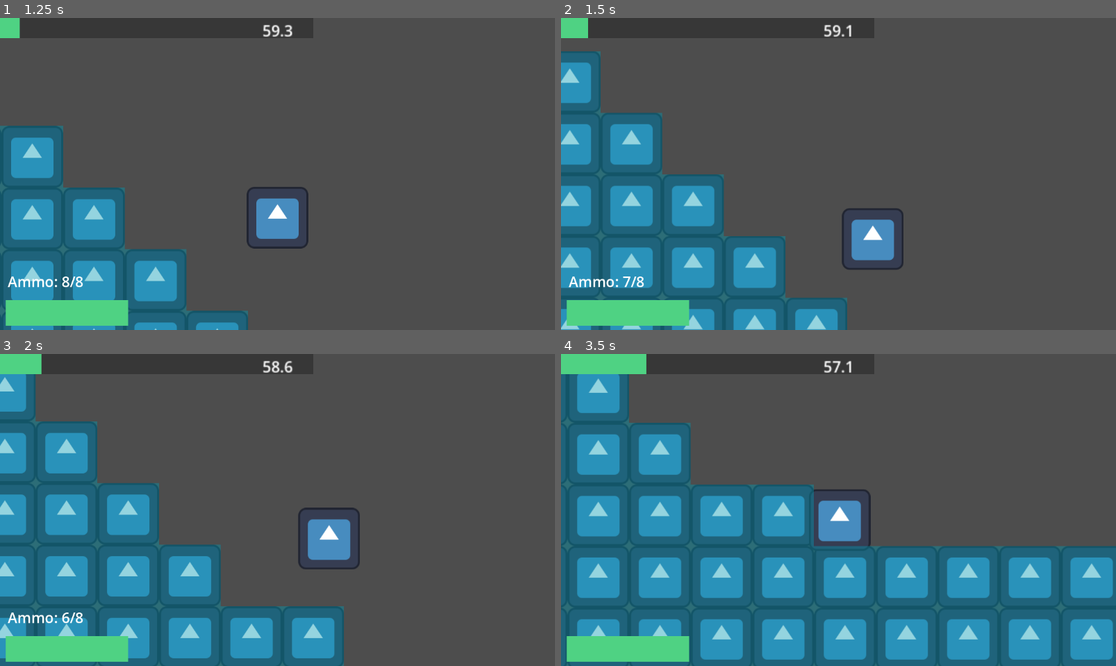
Above: before the commit, frames 1-4 (two rows, left to right).
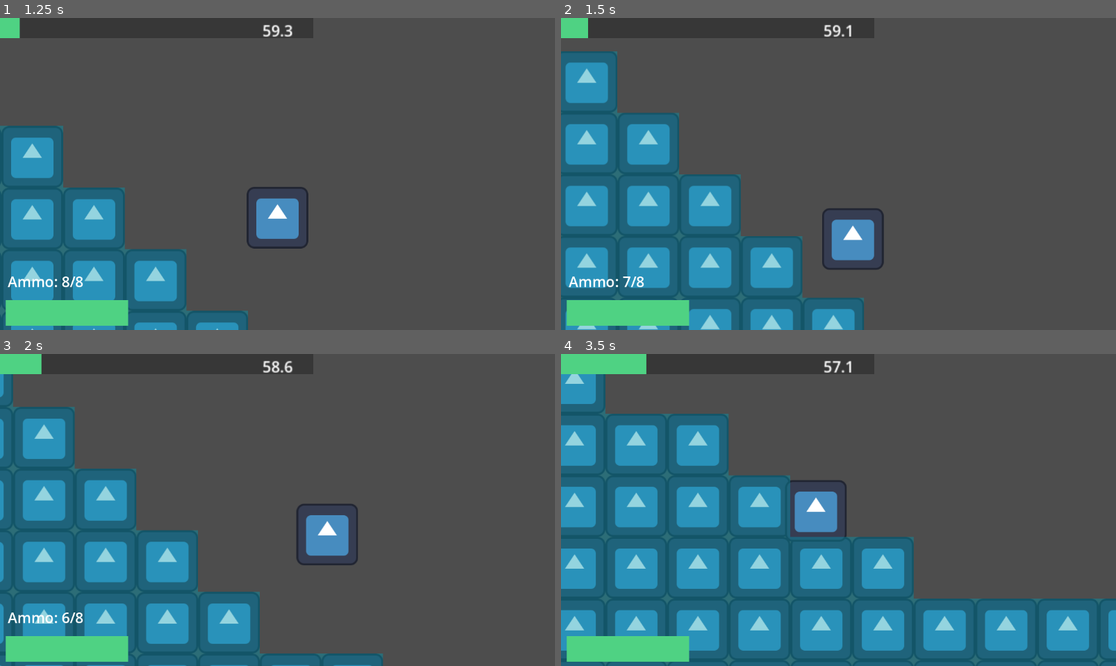
Above: after the commit, the same moments.

Repository: dzfrias/gladiator
Game: Godot game, scene res://scenes/test_scene.tscn
Same seed, same stepped clock (60 frames per second), same inputs: the game is played once before the commit and once after it. The engine's default icon, where the game draws it, is replaced by a stand-in: a white triangle on a blue panel in a dark square.
Inputs (mouse positions are in pixels of both pictures, inside the frame that each line leads up to):
- Up to frame 1 (1.25 s): click "Enter Mission" at 0.5 s
- Up to frame 2 (1.5 s): move the mouse to (960, 158) at 1.27 s; press the mouse at (960, 158) at 1.28 s; hold D (right) from 1.28 s (still down)
- Up to frame 3 (2 s): keep holding D (right); tap Space (jump) at 1.52, 1.82 s
- Up to frame 4 (3.5 s): move the mouse to (727, 525) at 2.02 s; release the mouse at (727, 525) at 2.03 s; tap E (roll) at 2.1 s; tap Space (jump) at 2.27, 2.57 s; move the mouse to (894, 441) at 2.77 s; release D (right) at 2.78 s; hold A (left) from 2.78 s (still down); hold Q (toggle_weapon) from 2.78 s (still down)

Frame 1 is identical in both runs. In frame 2, 14% of the frame differs, in the area x 0-62%, y 10-100%; in frame 3, 21%; in frame 4, 35%, in the area x 0-100%, y 6-98%.

Commit message:
Make acceleration non-zero for player

Diff:
--- a/scripts/player/player.gd
+++ b/scripts/player/player.gd
@@ -1,6 +1,8 @@
 class_name Player extends CharacterBody2D
 
 @export var move_speed: float = 400
+@export var move_acceleration: float = 2000
+@export var direction_change_factor: float = 3
 @export var jump_speed: float = 500
 @export var roll_speed: float = 800
 @export var roll_time: float = 0.2
@@ -32,15 +34,23 @@
 	match _state:
 		State.CONTROL:
 			if Input.is_action_pressed("left") and Input.is_action_pressed("right"):
-				velocity.x = 0
+				velocity.x = move_toward(velocity.x, 0, move_acceleration * delta)
 			elif Input.is_action_pressed("left"):
-				velocity.x = -move_speed
+				var acceleration := move_acceleration
+				# This will make the movement snappier if the player wants to
+				# change directions
+				if velocity.x > 0:
+					acceleration *= direction_change_factor
+				velocity.x = max(-move_speed, velocity.x - acceleration * delta)
 				_direction = -1
 			elif Input.is_action_pressed("right"):
-				velocity.x = move_speed
+				var acceleration := move_acceleration
+				if velocity.x < 0:
+					acceleration *= direction_change_factor
+				velocity.x = min(move_speed, velocity.x + acceleration * delta)
 				_direction = 1
 			else:
-				velocity.x = 0
+				velocity.x = move_toward(velocity.x, 0, move_acceleration * delta)
 		State.ROLL:
 			velocity.x = roll_speed * _direction
 
